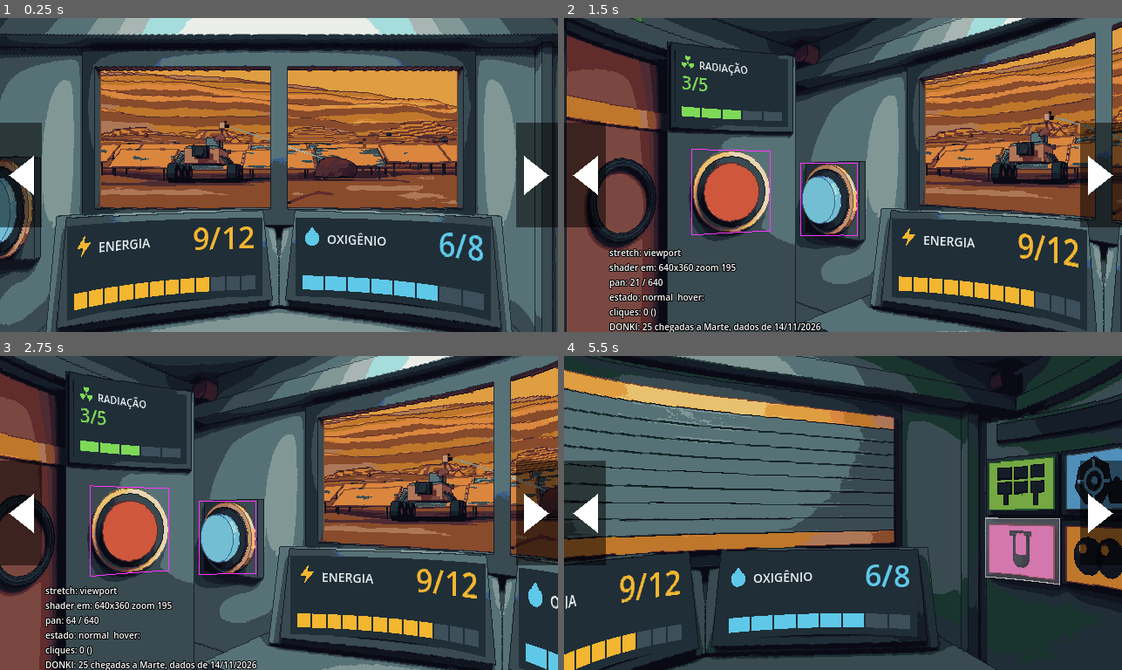
Above: before the commit, frames 1-4 (two rows, left to right).
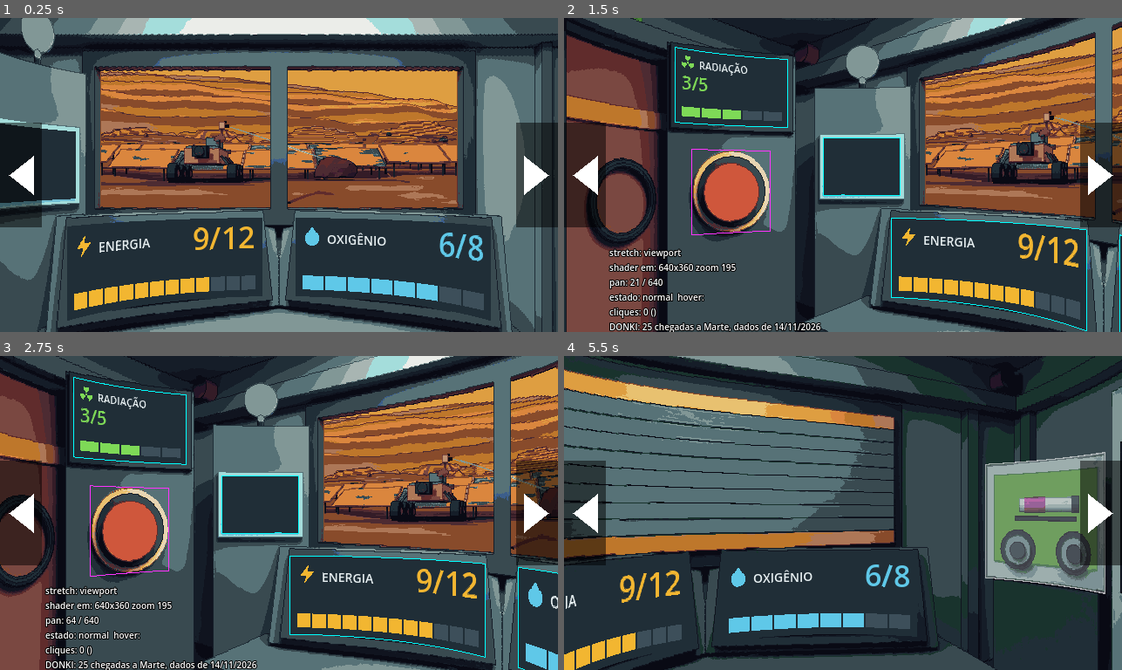
Above: after the commit, the same moments.

Repository: FreitasVarejo/five-sols-on-mars
Game: Godot game, scene res://main.tscn
The game is run twice, just before and just after one commit, with the same random seed, the same clock (stepped at 60 frames per second) and the same inputs.
Inputs (mouse positions are in pixels of both pictures, inside the frame that each line leads up to):
- Up to frame 1 (0.25 s): no input
- Up to frame 2 (1.5 s): click (586, 175) at 0.5 s; tap Enter at 1.25 s; move the mouse to (965, 159) at 1.27 s; hold D from 1.28 s (still down); tap 1 at 1.35 s; click (965, 159) at 1.42 s
- Up to frame 3 (2.75 s): release D at 2 s; drag from (167, 528) to (251, 575) at 2.02 s
- Up to frame 4 (5.5 s): click (1099, 513) at 2.75 s; move the mouse to (898, 443) at 3.52 s; hold D 3.53-4.25 s; tap 3 at 3.6 s; click (898, 443) at 3.67 s; tap Space at 4.25 s; drag from (815, 575) to (675, 465) at 4.27 s; move the mouse to (1010, 560) at 5.02 s; tap P at 5.1 s; click (1010, 560) at 5.17 s

The runs differ from the first frame. In frame 1, 9.4% of the frame differs, in the area x 0-100%, y 0-100%; in frame 2, 11%; in frame 3, 11%; in frame 4, 14%.

Commit message:
Arte: tela de comunicação, glovebox ao lado da estufa e fim do monitor portátil
O botão azul da Terra vira a tela de comunicação (telas.comunicacao), saem os 4
botões de câmera e o monitor portátil, e a parede direita passa a ser a da
ciência de dentro. O protótipo só deixa de ler o que saiu do regioes.json.

Co-Authored-By: Claude Fable 5.2 <noreply@anthropic.com>

Diff:
--- a/assets/comodo/regioes.json
+++ b/assets/comodo/regioes.json
@@ -34,6 +34,12 @@
       "y": 49,
       "w": 129,
       "h": 77
+    },
+    "comunicacao": {
+      "x": 319,
+      "y": 138,
+      "w": 88,
+      "h": 65
     }
   },
   "botoes": {
@@ -43,41 +49,17 @@
       "w": 90,
       "h": 90
     },
-    "terra": {
-      "x": 293,
-      "y": 167,
-      "w": 65,
-      "h": 82
+    "estufa": {
+      "x": 1116,
+      "y": 121,
+      "w": 102,
+      "h": 125
     },
-    "camera_painel": {
+    "glovebox": {
       "x": 962,
-      "y": 121,
-      "w": 85,
-      "h": 62
-    },
-    "camera_rocha": {
-      "x": 1047,
-      "y": 121,
-      "w": 85,
-      "h": 62
-    },
-    "camera_amostra": {
-      "x": 962,
-      "y": 186,
-      "w": 85,
-      "h": 62
-    },
-    "camera_moxie": {
-      "x": 1047,
-      "y": 186,
-      "w": 85,
-      "h": 62
-    },
-    "planta": {
-      "x": 1142,
-      "y": 126,
-      "w": 77,
-      "h": 118
+      "y": 129,
+      "w": 137,
+      "h": 120
     }
   },
   "janela": {
@@ -92,23 +74,5 @@
       "poeira": "assets/exterior/vista_janela_poeira.png"
     },
     "nota": "1280x360, mesma câmera do panorama; vai atrás dele. O vidro do panorama tem alpha 0, menos no estado abrigo (persiana fechada)."
-  },
-  "monitor_portatil": {
-    "arquivo": "monitor_portatil.png",
-    "largura": 400,
-    "altura": 300,
-    "tela": {
-      "x": 40,
-      "y": 30,
-      "w": 320,
-      "h": 180
-    },
-    "abaixar": {
-      "x": 271,
-      "y": 215,
-      "w": 113,
-      "h": 74
-    },
-    "tela_proporcao": "16:9 (320x180: a câmera externa de 640x360 cabe a 50%)"
   }
 }
--- a/main.tscn
+++ b/main.tscn
@@ -7,7 +7,6 @@
 [ext_resource type="Texture2D" path="res://arte/placeholder/seta_esquerda_pressed.png" id="8_ep"]
 [ext_resource type="Texture2D" path="res://arte/placeholder/seta_direita.png" id="9_dn"]
 [ext_resource type="Texture2D" path="res://arte/placeholder/seta_direita_pressed.png" id="10_dp"]
-[ext_resource type="Texture2D" path="res://assets/comodo/monitor_portatil.png" id="11_monitor"]
 [ext_resource type="Texture2D" path="res://assets/exterior/vista_janela_normal.png" id="12_vista"]
 
 [sub_resource type="ShaderMaterial" id="ShaderMaterial_pan"]
@@ -97,46 +96,6 @@
 texture_normal = ExtResource("9_dn")
 texture_pressed = ExtResource("10_dp")
 
-[node name="Monitor" type="Control" parent="HUD"]
-visible = false
-layout_mode = 0
-offset_left = 240.0
-offset_top = 60.0
-offset_right = 640.0
-offset_bottom = 360.0
-
-[node name="Tela" type="TextureRect" parent="HUD/Monitor"]
-layout_mode = 0
-offset_left = 40.0
-offset_top = 30.0
-offset_right = 360.0
-offset_bottom = 210.0
-mouse_filter = 2
-expand_mode = 1
-
-[node name="Moldura" type="TextureRect" parent="HUD/Monitor"]
-layout_mode = 0
-offset_right = 400.0
-offset_bottom = 300.0
-mouse_filter = 2
-texture = ExtResource("11_monitor")
-
-[node name="Abaixar" type="TextureButton" parent="HUD/Monitor"]
-layout_mode = 0
-offset_left = 271.0
-offset_top = 215.0
-offset_right = 384.0
-offset_bottom = 289.0
-focus_mode = 0
-
-[node name="Realce" type="ColorRect" parent="HUD/Monitor/Abaixar"]
-visible = false
-layout_mode = 0
-offset_right = 113.0
-offset_bottom = 74.0
-mouse_filter = 2
-color = Color(1, 1, 1, 0.2)
-
 [node name="Contornos" type="Control" parent="HUD"]
 visible = false
 layout_mode = 1
--- a/scripts/main.gd
+++ b/scripts/main.gd
@@ -13,7 +13,6 @@
 
 const VELOCIDADE_BORDA := 600.0  # px/s, no limite da tela
 const VELOCIDADE_SETA := 400.0  # px/s, seta pressionada
-const LIMIAR_FECHAR_MONITOR := 24.0  # px de pan para a esquerda que fecham o monitor
 const JSON_REGIOES := "res://assets/comodo/regioes.json"
 const DadosDonki := preload("res://scripts/dados_donki.gd")
 
@@ -30,19 +29,14 @@
 	"normal": preload("res://assets/exterior/vista_janela_normal.png"),
 	"poeira": preload("res://assets/exterior/vista_janela_poeira.png"),
 }
-const EXTERIOR := {
-	"painel": preload("res://assets/exterior/painel_normal.png"),
-	"rocha": preload("res://assets/exterior/rocha_normal.png"),
-	"amostra": preload("res://assets/exterior/amostra_normal.png"),
-	"moxie": preload("res://assets/exterior/moxie_normal.png"),
-}
-
 # Valores de teste das telas: nome, ícone, valor, máximo, cor.
 const TELAS := {
 	"energia": ["ENERGIA", "energia", 9, 12, Color("#f2b631")],
 	"oxigenio": ["OXIGÊNIO", "oxigenio", 6, 8, Color("#5fc8e8")],
 	"radiacao": ["RADIAÇÃO", "radiacao", 3, 5, Color("#7ed957")],
 }
+# Tela de comunicação com a Terra: por enquanto só apagada, na cor única das telas em branco.
+const COR_TELA_APAGADA := Color("#202e37")
 
 @onready var _sala: Control = $Sala
 @onready var _vista_janela: TextureRect = $Sala/Vista
@@ -54,14 +48,10 @@
 @onready var _seta_dir: TextureButton = $HUD/SetaDireita
 @onready var _depuracao: Label = $HUD/Depuracao
 @onready var _contornos: Control = $HUD/Contornos
-@onready var _monitor: Control = $HUD/Monitor
-@onready var _monitor_tela: TextureRect = $HUD/Monitor/Tela
-@onready var _monitor_abaixar: TextureButton = $HUD/Monitor/Abaixar
-@onready var _monitor_abaixar_realce: ColorRect = $HUD/Monitor/Abaixar/Realce
-
-var _botoes := {}  # nome -> Rect2 no panorama
+
+var _botoes := {}  # nome -> Rect2 no panorama (o que se clica)
+var _regioes_telas := {}  # nome -> Rect2 no panorama (telas: só para os contornos de depuração)
 var _donki := {}  # dado do DONKI embutido (dados_donki.gd), só para verificação
-var _rect_abaixar_monitor := Rect2()
 var _pan := 0.0
 var _pan_inteiro := 0
 var _cliques := 0
@@ -70,9 +60,6 @@
 var _estado := "normal"
 var _estado_antes_do_abrigo := "normal"
 var _vista := "normal"
-var _camera := ""
-var _monitor_aberto := false
-var _pan_ao_abrir := 0.0
 var _depurar := false
 var _esq_pressionada := false
 var _dir_pressionada := false
@@ -101,9 +88,6 @@
 	_seta_esq.button_up.connect(func() -> void: _esq_pressionada = false)
 	_seta_dir.button_down.connect(func() -> void: _dir_pressionada = true)
 	_seta_dir.button_up.connect(func() -> void: _dir_pressionada = false)
-	_monitor_abaixar.pressed.connect(_fechar_monitor)
-	_monitor_abaixar.mouse_entered.connect(func() -> void: _monitor_abaixar_realce.show())
-	_monitor_abaixar.mouse_exited.connect(func() -> void: _monitor_abaixar_realce.hide())
 
 	_pan = _alcance() / 2.0
 	_pan_inteiro = roundi(_pan)
@@ -115,12 +99,15 @@
 	_sonda_teste()
 
 
-## Lê regioes.json: botões, telas de barras e o bloco do monitor portátil.
+## Lê regioes.json: os botões clicáveis e as telas (barras e comunicação).
 func _carregar_regioes() -> void:
 	var dados = JSON.parse_string(FileAccess.get_file_as_string(JSON_REGIOES))
 	assert(dados is Dictionary, "regioes.json não carregou")
 	for nome: String in dados["botoes"]:
 		_botoes[nome] = _rect(dados["botoes"][nome])
+
+	for nome: String in dados["telas"]:
+		_regioes_telas[nome] = _rect(dados["telas"][nome])
 
 	for nome: String in TELAS:
 		var t: Array = TELAS[nome]
@@ -136,17 +123,13 @@
 		tela.cor = t[4]
 		_telas.add_child(tela)
 
-	var mon: Dictionary = dados["monitor_portatil"]
-	var tela_mon := _rect(mon["tela"])
-	_monitor_tela.position = tela_mon.position
-	_monitor_tela.size = tela_mon.size
-	_rect_abaixar_monitor = _rect(mon["abaixar"])
-	_monitor_abaixar.position = _rect_abaixar_monitor.position
-	_monitor_abaixar.size = _rect_abaixar_monitor.size
-	_monitor_abaixar_realce.size = _rect_abaixar_monitor.size
-	_monitor.size = Vector2(mon["largura"], mon["altura"])
-	# Lateral direita da tela, encostado embaixo.
-	_monitor.position = get_viewport_rect().size - _monitor.size
+	var comunicacao := ColorRect.new()
+	var rc: Rect2 = _regioes_telas["comunicacao"]
+	comunicacao.position = rc.position
+	comunicacao.size = rc.size
+	comunicacao.color = COR_TELA_APAGADA
+	comunicacao.mouse_filter = Control.MOUSE_FILTER_IGNORE
+	_telas.add_child(comunicacao)
 
 
 func _rect(d: Dictionary) -> Rect2:
@@ -164,7 +147,7 @@
 			_mouse_real = true
 
 
-## Só chega aqui o que nenhum Control (setas, monitor) consumiu.
+## Só chega aqui o que nenhum Control (as setas) consumiu.
 func _unhandled_input(event: InputEvent) -> void:
 	if event is InputEventMouseButton and event.pressed and event.button_index == MOUSE_BUTTON_LEFT:
 		var nome := _regiao_em(event.position)
@@ -192,16 +175,12 @@
 
 func _process(delta: float) -> void:
 	var velocidade := _velocidade_seta() if (_esq_pressionada or _dir_pressionada) else _velocidade_mouse()
-	if _monitor_aberto:
-		velocidade = minf(velocidade, 0.0)  # com o monitor aberto, só se vira para a esquerda
 	if velocidade != 0.0:
 		_pan = clampf(_pan + velocidade * delta, 0.0, _alcance())
 	var novo := roundi(_pan)
 	_sala.position.x = -novo
 	var mudou := novo != _pan_inteiro
 	_pan_inteiro = novo
-	if _monitor_aberto and _pan < _pan_ao_abrir - LIMIAR_FECHAR_MONITOR:
-		_fechar_monitor()
 
 	var hover := _regiao_em(_mouse_pos) if (_mouse_real and _mouse_dentro) else ""
 	if hover != _hover:
@@ -225,11 +204,8 @@
 
 
 ## Zonas de borda de 1/3 da tela; a velocidade cresce da fronteira (0) até a borda.
-## Com o monitor aberto, o mouse sobre ele não faz pan.
 func _velocidade_mouse() -> float:
 	if not (_mouse_real and _mouse_dentro):
-		return 0.0
-	if _monitor_aberto and _monitor.get_global_rect().has_point(_mouse_pos):
 		return 0.0
 	var largura := get_viewport_rect().size.x
 	var zona := largura / 3.0
@@ -267,10 +243,8 @@
 	return Vector2(x, meio + (q.y - meio) / _fator(x))
 
 
-## Nome do botão sob o ponto p da tela ("" se nenhum). O monitor e as setas tapam.
+## Nome do botão sob o ponto p da tela ("" se nenhum). As setas tapam.
 func _regiao_em(p: Vector2) -> String:
-	if _monitor_aberto and _monitor.get_global_rect().has_point(p):
-		return ""
 	for seta in [_seta_esq, _seta_dir]:
 		if seta.is_visible_in_tree() and seta.get_global_rect().has_point(p):
 			return ""
@@ -292,15 +266,14 @@
 	_realce.draw_rect(r, Color(1, 1, 1, 0.6), false, 1.0)
 
 
-## No HUD, depois do shader: o contorno do que é clicável, pela fórmula direta.
+## No HUD, depois do shader: o contorno do que é clicável (magenta) e o das telas (ciano), pela
+## fórmula direta.
 func _desenhar_contornos() -> void:
 	for nome: String in _botoes:
 		var cor := Color(1, 0.2, 1) if nome != _hover else Color(1, 1, 0)
 		_contornos.draw_polyline(_contorno_na_tela(_botoes[nome]), cor, 1.0)
-	if _monitor_aberto:
-		var r := Rect2(_monitor.position + _rect_abaixar_monitor.position, _rect_abaixar_monitor.size)
-		_contornos.draw_rect(r, Color(0, 1, 1), false, 1.0)
-		_contornos.draw_rect(Rect2(_monitor.position + _monitor_tela.position, _monitor_tela.size), Color(0, 1, 1), false, 1.0)
+	for nome: String in _regioes_telas:
+		_contornos.draw_polyline(_contorno_na_tela(_regioes_telas[nome]), Color(0, 1, 1), 1.0)
 
 
 func _contorno_na_tela(r: Rect2) -> PackedVector2Array:
@@ -333,11 +306,8 @@
 			else:
 				_estado_antes_do_abrigo = _estado
 				_definir_estado("abrigo")
-		"terra", "planta":
-			print("clique: ", nome)
-		_:
-			if nome.begins_with("camera_"):
-				_abrir_monitor(nome.trim_prefix("camera_"))
+		"estufa", "glovebox":
+			print("clique: ", nome)  # o jogo vem na próxima fatia: por ora só registra
 	_sonda_teste()
 
 
@@ -350,24 +320,6 @@
 func _definir_vista(vista: String) -> void:
 	_vista = vista
 	_vista_janela.texture = VISTAS[vista]
-	_sonda_teste()
-
-
-func _abrir_monitor(camera: String) -> void:
-	_camera = camera
-	_monitor_tela.texture = EXTERIOR[camera]
-	_monitor_aberto = true
-	_monitor.show()
-	_seta_dir.hide()
-	_dir_pressionada = false
-	_pan_ao_abrir = _pan
-	_monitor_abaixar_realce.hide()
-
-
-func _fechar_monitor() -> void:
-	_monitor_aberto = false
-	_monitor.hide()
-	_seta_dir.show()
 	_sonda_teste()
 
 
@@ -419,7 +371,7 @@
 	var estado := {
 		"cliques": _cliques, "ultimo_clique": _ultimo_clique, "pan": _pan_inteiro,
 		"modo": _nome_do_modo(), "shader_em": [res.x, res.y], "zoom": _zoom(),
-		"estado": _estado, "vista": _vista, "monitor": _monitor_aberto, "camera": _camera,
+		"estado": _estado, "vista": _vista,
 		"hover": _hover, "depurar": _depurar,
 		"donki": {
 			"historico": _donki["historico"], "chegadas": _donki["chegadas_marte"].size(),
Binary file changed: assets/comodo/abrigo.png
Binary file changed: assets/comodo/modo_seguranca.png
Binary file removed: assets/comodo/monitor_portatil.png
Not shown, removed: assets/comodo/monitor_portatil.png.import
Binary file changed: assets/comodo/normal.png
Binary file changed: assets/comodo/tempestade.png
